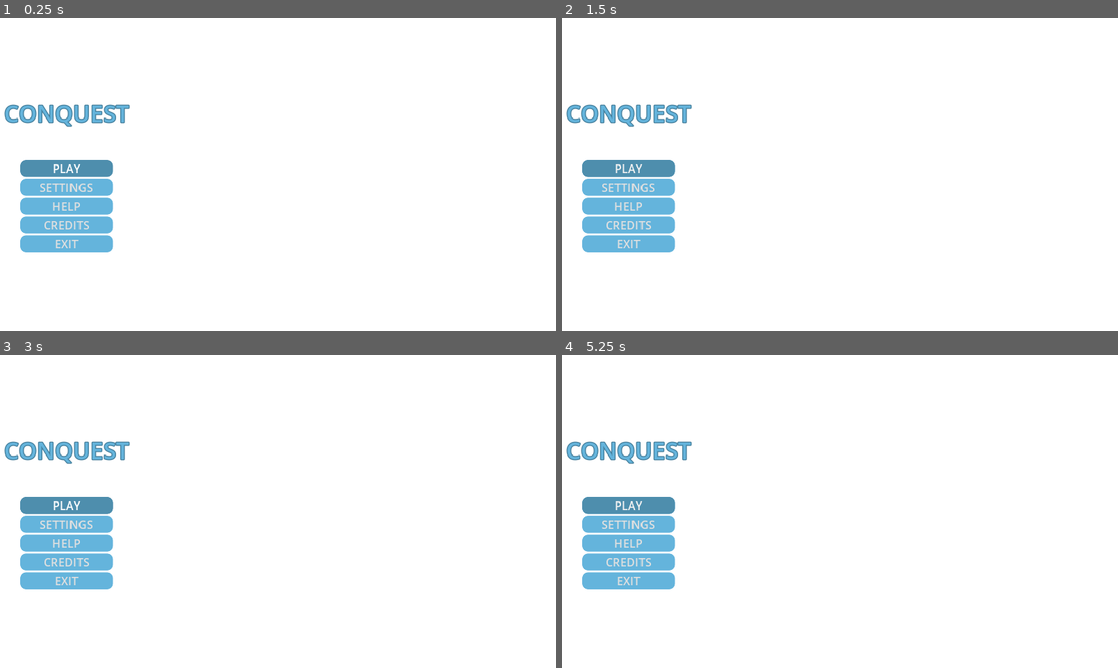
Above: before the commit, frames 1-4 (two rows, left to right).
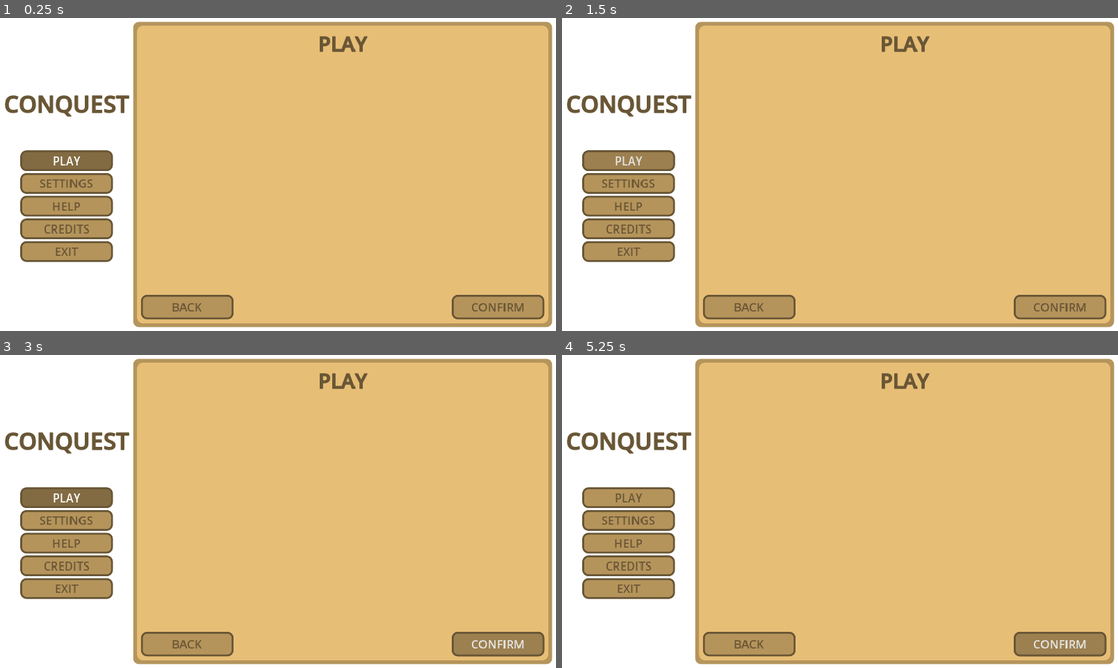
Above: after the commit, the same moments.

Repository: argosopentech/Conquest
Game: Godot game, scene res://Source/Main/main.tscn
Two runs of this game, one before a commit and one after it. Both use one fixed random seed, a clock stepped at 60 frames per second and the inputs below.
Inputs (mouse positions are in pixels of both pictures, inside the frame that each line leads up to):
- Up to frame 1 (0.25 s): no input
- Up to frame 2 (1.5 s): click (751, 305) at 0.5 s, where only the run after the commit has a clickable "BACK"; click "PLAY" at 1.25 s
- Up to frame 3 (3 s): click "PLAY" at 2 s; click (500, 642) at 2.75 s, where only the run after the commit has a clickable "CONFIRM"
- Up to frame 4 (5.25 s): click (1062, 642) at 3.5 s, where only the run after the commit has a clickable "CONFIRM"; click "PLAY" at 4.25 s; click (1062, 642) at 5 s, where only the run after the commit has a clickable "CONFIRM"

The runs differ from the first frame. In frame 1, 81% of the frame differs, in the area x 0-100%, y 1-99%; in frame 2, 81%; in frame 3, 81%; in frame 4, 81%.

Commit message:
main gui update

Diff:
--- /dev/null
+++ b/Game/Resource/Theme/user_interface.tres
@@ -0,0 +1,95 @@
+[gd_resource type="Theme" load_steps=8 format=3 uid="uid://txenq7kperef"]
+
+[sub_resource type="StyleBoxFlat" id="StyleBoxFlat_svnqx"]
+bg_color = Color(0.905882, 0.745098, 0.462745, 1)
+border_width_left = 4
+border_width_top = 4
+border_width_right = 4
+border_width_bottom = 4
+border_color = Color(0.41, 0.336337, 0.2091, 1)
+corner_radius_top_left = 12
+corner_radius_top_right = 12
+corner_radius_bottom_right = 12
+corner_radius_bottom_left = 12
+
+[sub_resource type="StyleBoxFlat" id="StyleBoxFlat_lhcd6"]
+bg_color = Color(0.61, 0.500403, 0.3111, 1)
+border_width_left = 4
+border_width_top = 4
+border_width_right = 4
+border_width_bottom = 4
+border_color = Color(0.41, 0.336337, 0.2091, 1)
+corner_radius_top_left = 12
+corner_radius_top_right = 12
+corner_radius_bottom_right = 12
+corner_radius_bottom_left = 12
+
+[sub_resource type="StyleBoxFlat" id="StyleBoxFlat_1nrqs"]
+bg_color = Color(0.811765, 0.662745, 0.411765, 1)
+border_width_left = 4
+border_width_top = 4
+border_width_right = 4
+border_width_bottom = 4
+border_color = Color(0.41, 0.336337, 0.2091, 1)
+corner_radius_top_left = 12
+corner_radius_top_right = 12
+corner_radius_bottom_right = 12
+corner_radius_bottom_left = 12
+
+[sub_resource type="StyleBoxFlat" id="StyleBoxFlat_yx8t4"]
+bg_color = Color(0.709804, 0.580392, 0.356863, 1)
+border_width_left = 4
+border_width_top = 4
+border_width_right = 4
+border_width_bottom = 4
+border_color = Color(0.41, 0.336337, 0.2091, 1)
+corner_radius_top_left = 12
+corner_radius_top_right = 12
+corner_radius_bottom_right = 12
+corner_radius_bottom_left = 12
+
+[sub_resource type="StyleBoxFlat" id="StyleBoxFlat_7fi8c"]
+bg_color = Color(0.51, 0.41837, 0.2601, 1)
+border_width_left = 4
+border_width_top = 4
+border_width_right = 4
+border_width_bottom = 4
+border_color = Color(0.41, 0.336337, 0.2091, 1)
+corner_radius_top_left = 12
+corner_radius_top_right = 12
+corner_radius_bottom_right = 12
+corner_radius_bottom_left = 12
+
+[sub_resource type="StyleBoxFlat" id="StyleBoxFlat_ln7tp"]
+bg_color = Color(0.905882, 0.745098, 0.462745, 1)
+corner_radius_top_left = 12
+corner_radius_top_right = 12
+corner_radius_bottom_right = 12
+corner_radius_bottom_left = 12
+
+[sub_resource type="StyleBoxFlat" id="StyleBoxFlat_8ulir"]
+bg_color = Color(0.71, 0.582437, 0.3621, 1)
+corner_radius_top_left = 12
+corner_radius_top_right = 12
+corner_radius_bottom_right = 12
+corner_radius_bottom_left = 12
+
+[resource]
+Button/colors/font_color = Color(0.411765, 0.337255, 0.207843, 1)
+Button/colors/font_disabled_color = Color(0.411765, 0.337255, 0.207843, 1)
+Button/colors/font_focus_color = Color(0.8, 0.8, 0.8, 1)
+Button/colors/font_hover_color = Color(0.9, 0.9, 0.9, 1)
+Button/colors/font_hover_pressed_color = Color(0.411765, 0.337255, 0.207843, 1)
+Button/colors/font_pressed_color = Color(1, 1, 1, 1)
+Button/font_sizes/font_size = 24
+Button/styles/disabled = SubResource("StyleBoxFlat_svnqx")
+Button/styles/focus = SubResource("StyleBoxFlat_lhcd6")
+Button/styles/hover = SubResource("StyleBoxFlat_1nrqs")
+Button/styles/normal = SubResource("StyleBoxFlat_yx8t4")
+Button/styles/pressed = SubResource("StyleBoxFlat_7fi8c")
+Label/colors/font_color = Color(0.411765, 0.337255, 0.207843, 1)
+Label/colors/font_outline_color = Color(0.411765, 0.337255, 0.207843, 1)
+Label/constants/outline_size = 4
+Label/font_sizes/font_size = 36
+Panel/styles/panel = SubResource("StyleBoxFlat_ln7tp")
+PanelContainer/styles/panel = SubResource("StyleBoxFlat_8ulir")
--- a/Game/Resource/Themes/user_interface.tres
+++ /dev/null
@@ -1,44 +0,0 @@
-[gd_resource type="Theme" load_steps=6 format=3 uid="uid://txenq7kperef"]
-
-[sub_resource type="StyleBoxFlat" id="StyleBoxFlat_8ttrp"]
-bg_color = Color(0.306, 0.555333, 0.68, 1)
-corner_radius_top_left = 12
-corner_radius_top_right = 12
-corner_radius_bottom_right = 12
-corner_radius_bottom_left = 12
-
-[sub_resource type="StyleBoxFlat" id="StyleBoxFlat_hnax8"]
-bg_color = Color(0.306, 0.555333, 0.68, 1)
-corner_radius_top_left = 12
-corner_radius_top_right = 12
-corner_radius_bottom_right = 12
-corner_radius_bottom_left = 12
-
-[sub_resource type="StyleBoxFlat" id="StyleBoxFlat_54uie"]
-bg_color = Color(0.36, 0.653333, 0.8, 1)
-corner_radius_top_left = 12
-corner_radius_top_right = 12
-corner_radius_bottom_right = 12
-corner_radius_bottom_left = 12
-
-[sub_resource type="StyleBoxFlat" id="StyleBoxFlat_rwfxo"]
-bg_color = Color(0.392157, 0.705882, 0.862745, 1)
-corner_radius_top_left = 12
-corner_radius_top_right = 12
-corner_radius_bottom_right = 12
-corner_radius_bottom_left = 12
-
-[sub_resource type="StyleBoxFlat" id="StyleBoxFlat_4bo8o"]
-bg_color = Color(0.306, 0.555333, 0.68, 1)
-corner_radius_top_left = 12
-corner_radius_top_right = 12
-corner_radius_bottom_right = 12
-corner_radius_bottom_left = 12
-
-[resource]
-Button/font_sizes/font_size = 24
-Button/styles/disabled = SubResource("StyleBoxFlat_8ttrp")
-Button/styles/focus = SubResource("StyleBoxFlat_hnax8")
-Button/styles/hover = SubResource("StyleBoxFlat_54uie")
-Button/styles/normal = SubResource("StyleBoxFlat_rwfxo")
-Button/styles/pressed = SubResource("StyleBoxFlat_4bo8o")
--- /dev/null
+++ b/Game/Resource/Window/window.tscn
@@ -0,0 +1,26 @@
+[gd_scene format=3 uid="uid://bceqtsdrapbbf"]
+
+[node name="Window" type="Panel"]
+custom_minimum_size = Vector2(852, 616)
+
+[node name="MarginContainer" type="MarginContainer" parent="."]
+layout_mode = 1
+anchors_preset = 15
+anchor_right = 1.0
+anchor_bottom = 1.0
+grow_horizontal = 2
+grow_vertical = 2
+theme_override_constants/margin_left = 8
+theme_override_constants/margin_top = 8
+theme_override_constants/margin_right = 8
+theme_override_constants/margin_bottom = 8
+
+[node name="VBoxContainer" type="VBoxContainer" parent="MarginContainer"]
+layout_mode = 2
+
+[node name="Label" type="Label" parent="MarginContainer/VBoxContainer"]
+layout_mode = 2
+theme_override_font_sizes/font_size = 42
+text = "WINDOW"
+horizontal_alignment = 1
+vertical_alignment = 1
--- a/Game/Source/Main/main.tscn
+++ b/Game/Source/Main/main.tscn
@@ -1,6 +1,7 @@
-[gd_scene load_steps=3 format=3 uid="uid://ua8ss5lq54eh"]
+[gd_scene load_steps=4 format=3 uid="uid://ua8ss5lq54eh"]
 
-[ext_resource type="Theme" uid="uid://txenq7kperef" path="res://Resource/Themes/user_interface.tres" id="1_kif6x"]
+[ext_resource type="Theme" uid="uid://txenq7kperef" path="res://Resource/Theme/user_interface.tres" id="1_kif6x"]
+[ext_resource type="PackedScene" uid="uid://dc5jhcekucpoc" path="res://Source/Window/PlayWindow/play_window.tscn" id="2_lloje"]
 
 [sub_resource type="ButtonGroup" id="ButtonGroup_ofvi4"]
 allow_unpress = true
@@ -36,6 +37,7 @@
 
 [node name="HBoxContainer" type="HBoxContainer" parent="MarginContainer"]
 layout_mode = 2
+theme_override_constants/separation = 8
 
 [node name="VBoxContainer2" type="VBoxContainer" parent="MarginContainer/HBoxContainer"]
 layout_mode = 2
@@ -45,9 +47,7 @@
 [node name="Label" type="Label" parent="MarginContainer/HBoxContainer/VBoxContainer2"]
 layout_mode = 2
 size_flags_vertical = 0
-theme_override_colors/font_color = Color(0.392157, 0.705882, 0.862745, 1)
-theme_override_colors/font_outline_color = Color(0.279, 0.506333, 0.62, 1)
-theme_override_constants/outline_size = 8
+theme_override_constants/outline_size = 4
 theme_override_font_sizes/font_size = 48
 text = "Conquest"
 horizontal_alignment = 1
@@ -59,7 +59,7 @@
 size_flags_horizontal = 4
 
 [node name="Play" type="Button" parent="MarginContainer/HBoxContainer/VBoxContainer2/VBoxContainer"]
-custom_minimum_size = Vector2(192, 0)
+custom_minimum_size = Vector2(192, 36)
 layout_mode = 2
 toggle_mode = true
 button_pressed = true
@@ -67,33 +67,43 @@
 text = "PLAY"
 
 [node name="Settings" type="Button" parent="MarginContainer/HBoxContainer/VBoxContainer2/VBoxContainer"]
-custom_minimum_size = Vector2(192, 0)
+custom_minimum_size = Vector2(192, 36)
 layout_mode = 2
 toggle_mode = true
 button_group = SubResource("ButtonGroup_ofvi4")
 text = "SETTINGS"
 
 [node name="Help" type="Button" parent="MarginContainer/HBoxContainer/VBoxContainer2/VBoxContainer"]
-custom_minimum_size = Vector2(192, 0)
+custom_minimum_size = Vector2(192, 36)
 layout_mode = 2
 toggle_mode = true
 button_group = SubResource("ButtonGroup_ofvi4")
 text = "HELP"
 
 [node name="Credits" type="Button" parent="MarginContainer/HBoxContainer/VBoxContainer2/VBoxContainer"]
-custom_minimum_size = Vector2(192, 0)
+custom_minimum_size = Vector2(192, 36)
 layout_mode = 2
 toggle_mode = true
 button_group = SubResource("ButtonGroup_ofvi4")
 text = "CREDITS"
 
 [node name="Exit" type="Button" parent="MarginContainer/HBoxContainer/VBoxContainer2/VBoxContainer"]
-custom_minimum_size = Vector2(192, 0)
+custom_minimum_size = Vector2(192, 36)
 layout_mode = 2
 toggle_mode = true
 button_group = SubResource("ButtonGroup_ofvi4")
 text = "EXIT"
 
-[node name="VBoxContainer" type="VBoxContainer" parent="MarginContainer/HBoxContainer"]
+[node name="PanelContainer" type="PanelContainer" parent="MarginContainer/HBoxContainer"]
 layout_mode = 2
 size_flags_horizontal = 3
+
+[node name="MarginContainer" type="MarginContainer" parent="MarginContainer/HBoxContainer/PanelContainer"]
+layout_mode = 2
+theme_override_constants/margin_left = 8
+theme_override_constants/margin_top = 8
+theme_override_constants/margin_right = 8
+theme_override_constants/margin_bottom = 8
+
+[node name="PlayWindow" parent="MarginContainer/HBoxContainer/PanelContainer/MarginContainer" instance=ExtResource("2_lloje")]
+layout_mode = 2
--- /dev/null
+++ b/Game/Source/Window/PlayWindow/play_window.tscn
@@ -0,0 +1,30 @@
+[gd_scene load_steps=2 format=3 uid="uid://dc5jhcekucpoc"]
+
+[ext_resource type="PackedScene" uid="uid://bceqtsdrapbbf" path="res://Resource/Window/window.tscn" id="1_lsjug"]
+
+[node name="PlayWindow" instance=ExtResource("1_lsjug")]
+
+[node name="Label" parent="MarginContainer/VBoxContainer" index="0"]
+text = "PLAY"
+
+[node name="HBoxContainer" type="HBoxContainer" parent="MarginContainer/VBoxContainer" index="1"]
+layout_mode = 2
+size_flags_vertical = 3
+
+[node name="HBoxContainer2" type="HBoxContainer" parent="MarginContainer/VBoxContainer" index="2"]
+layout_mode = 2
+
+[node name="Back" type="Button" parent="MarginContainer/VBoxContainer/HBoxContainer2" index="0"]
+custom_minimum_size = Vector2(192, 36)
+layout_mode = 2
+text = "BACK"
+
+[node name="Label" type="Label" parent="MarginContainer/VBoxContainer/HBoxContainer2" index="1"]
+layout_mode = 2
+size_flags_horizontal = 3
+size_flags_vertical = 1
+
+[node name="Confirm" type="Button" parent="MarginContainer/VBoxContainer/HBoxContainer2" index="2"]
+custom_minimum_size = Vector2(192, 36)
+layout_mode = 2
+text = "CONFIRM"
